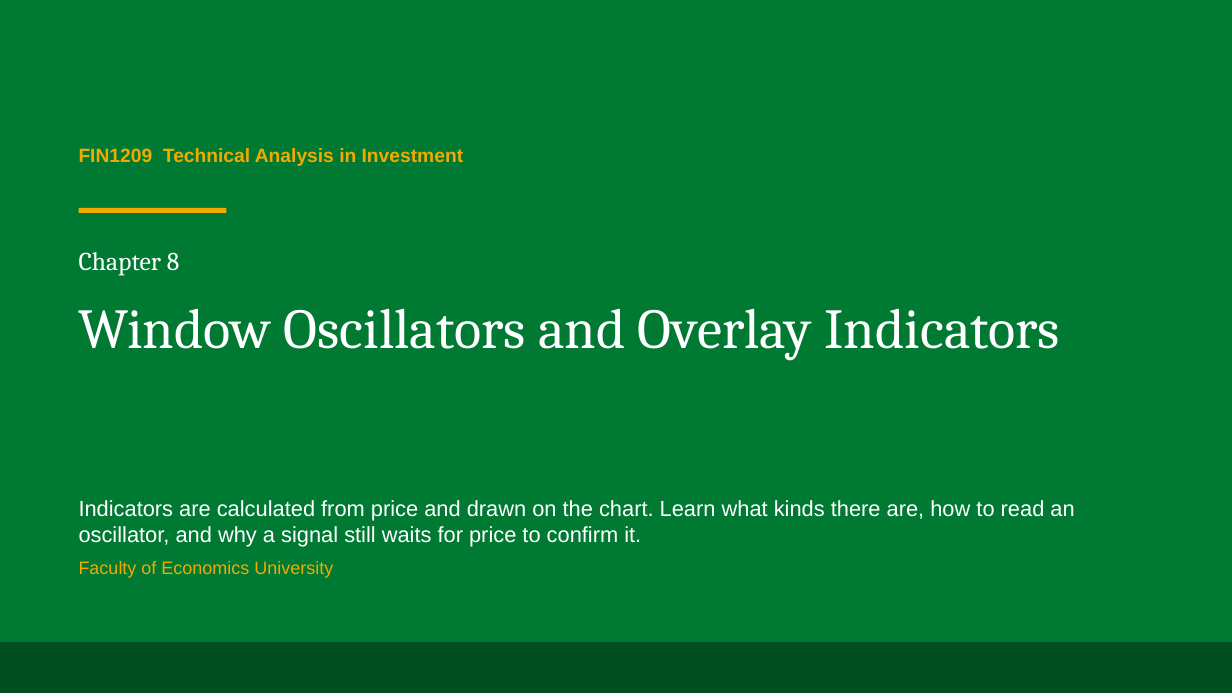
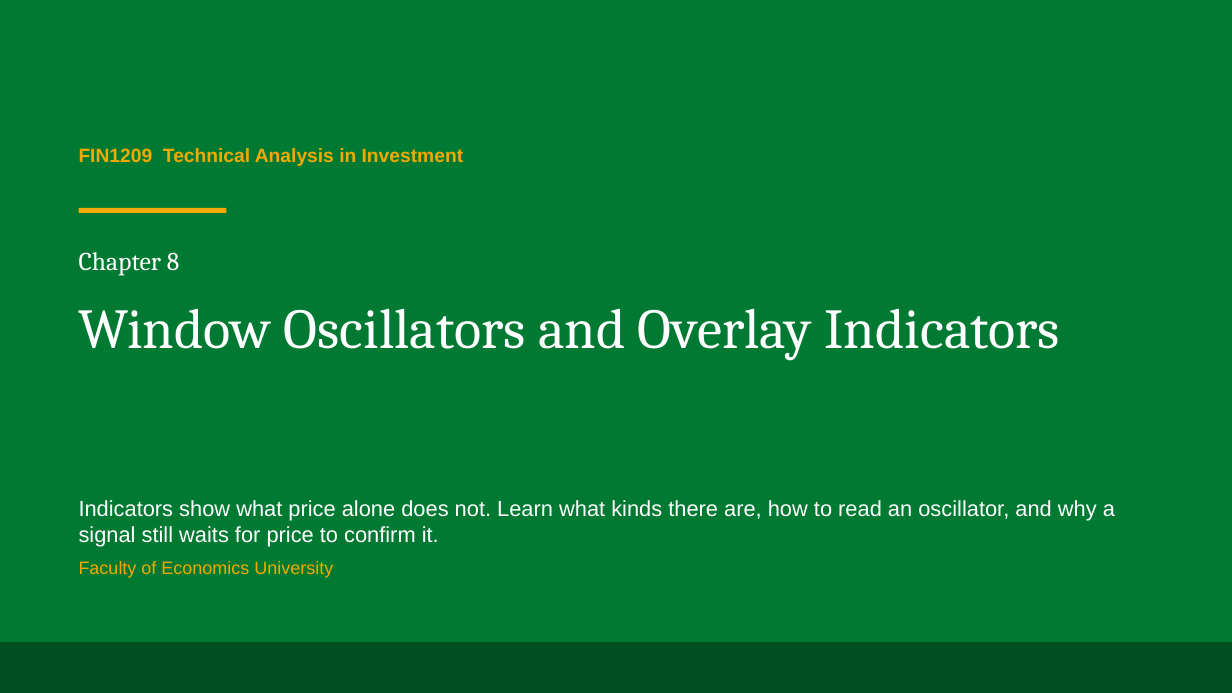
Before and after one commit to benjiesotelo-sudo/Telos_FIN1209, a slide deck: slide 1 of chapter-08/FIN1209-Chapter-08.pptx. Drawn at 1232x693 pixels with LibreOffice and Linux fonts; fonts in the diff are those of the drawing. Boxes give left, top, right and bottom in pixels: in the first picture for what was removed or moved away, otherwise in the second. Text is boxed around its words. In the diff, an @@ line names an element or a change of style, - is before the commit and + after.

Commit message:
Chapter 8 samples: plain wording, section title, committed placeholder deck

```diff
--- a/chapter-08/FIN1209-Chapter-08.pptx
+++ b/chapter-08/FIN1209-Chapter-08.pptx
@@ text at box(79, 500, 1115, 547): text changed @@
-Indicators are calculated from price and drawn on the chart. Learn what kinds there are, how to read an oscillator, and why a signal still waits for price to confirm it.
+Indicators show what price alone does not. Learn what kinds there are, how to read an oscillator, and why a signal still waits for price to confirm it.
```
Also in this commit, not shown: 15 other slides changed, 1 other file.
